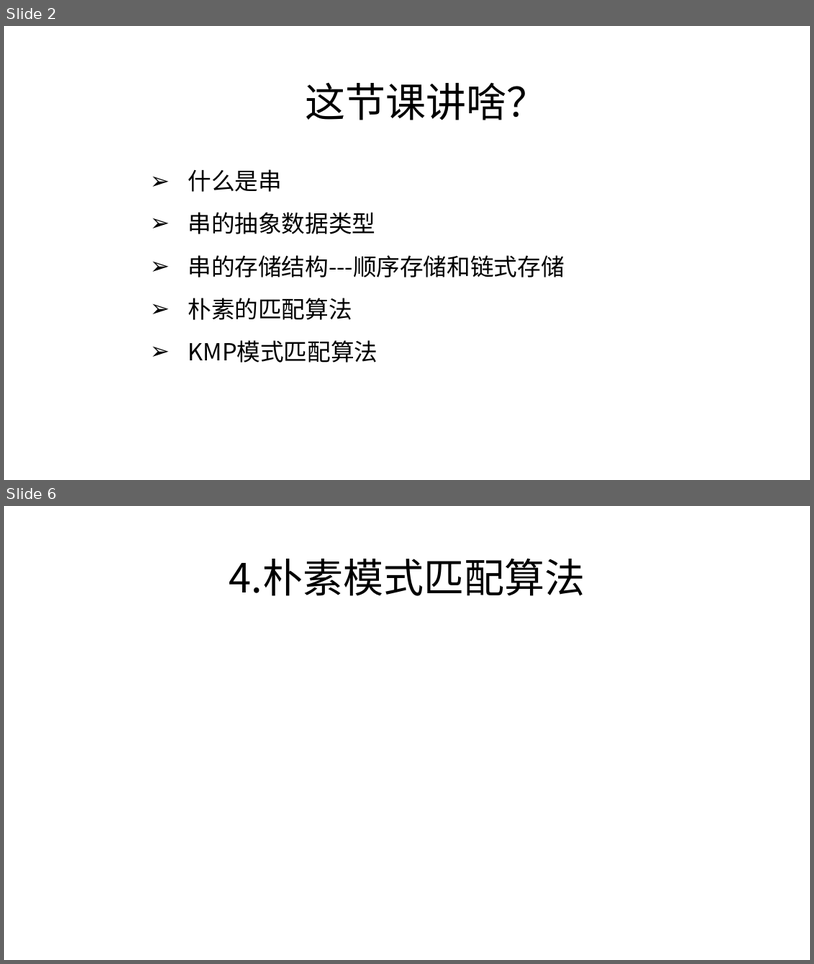
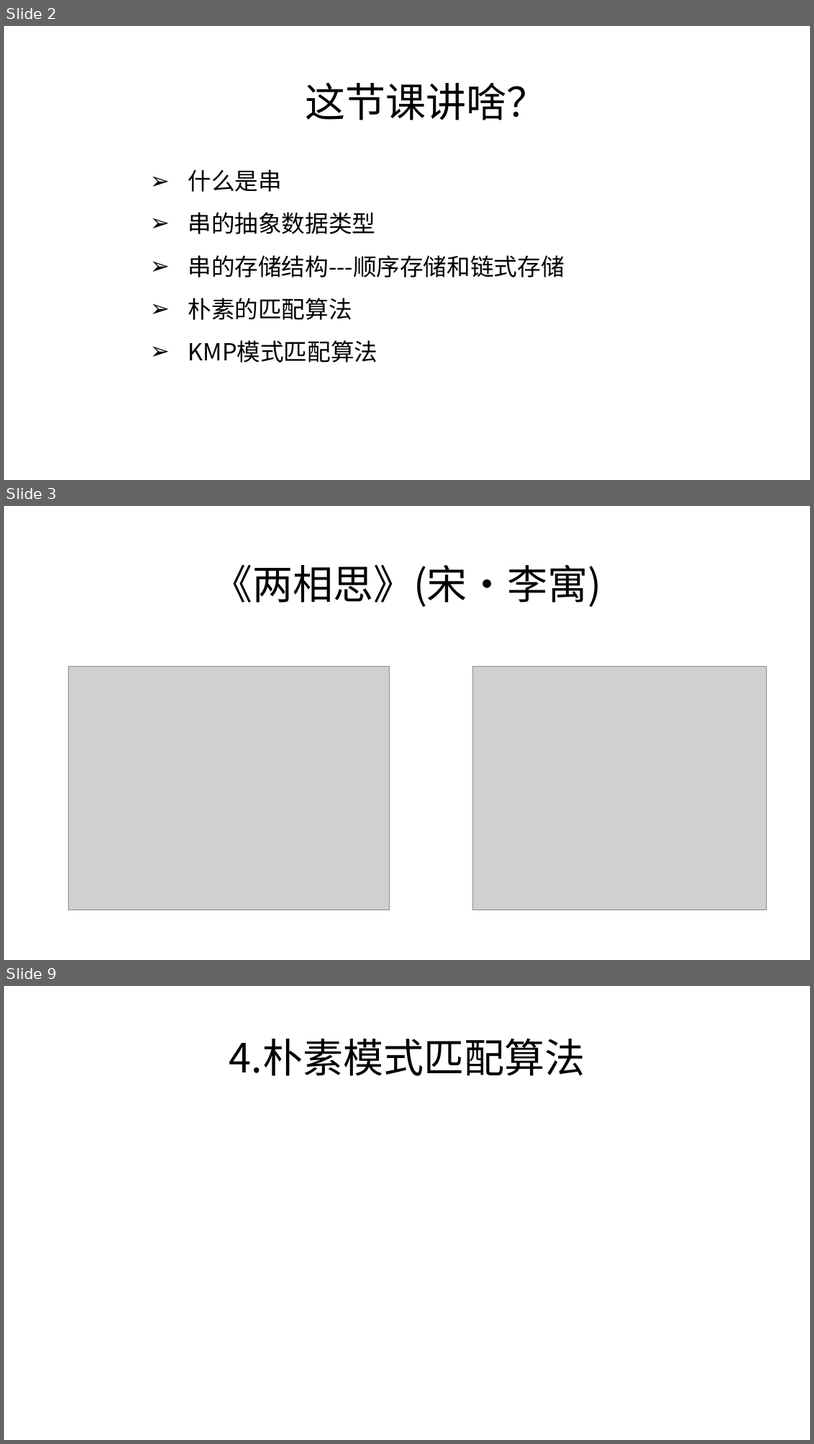
Before and after one commit to zjyesir/hmc_data_structure, a slide deck: ppt/4 串.pptx. Shown one above the other, each under a label of ours: slides 2 and 6 before the commit, slides 2, 3 and 9 after it; the slides between them are not shown. The pictures are 814x964 and 814x1444 pixels, drawn with LibreOffice and Linux fonts; fonts in the diff are those of the drawing; grey boxes stand for pictures; background and template pictures are left out. Boxes give left, top, right and bottom in pixels: in the first picture for what was removed or moved away, otherwise in the second. Text is boxed around its words. In the diff, an @@ line names an element or a change of style, - is before the commit and + after.

```diff
--- a/ppt/4 串.pptx
+++ b/ppt/4 串.pptx
@@ slide 3 added at box(4, 506, 810, 960), background picture (left out) @@
@@ text added at box(212, 564, 602, 607), 48 pt, text #000000 @@
+《两相思》(宋•李寓)
@@ picture added at box(69, 666, 390, 909) @@
@@ picture added at box(473, 666, 767, 909) @@
@@ what was slide 6 is now slide 9 @@
```
Also in this commit, not shown: 4 slides changed, 2 other slides added, 3 other files.
